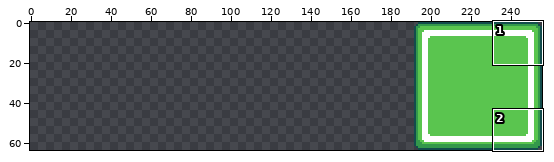
Two versions of one pixel-art file, Assets/UI/Misc/street sign_test.ase. Above, an overview of the earlier version with the close-up marked.
Close-up. Before the commit:
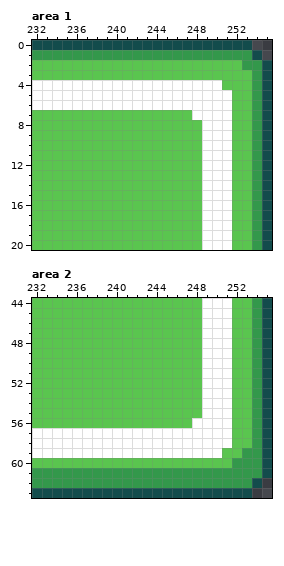
64x64 pixels, 1 frame. Shown: area 1: x 232..255, y 0..20; area 2: x 232..255, y 44..63. The old version is drawn lined up with the new one, on the new canvas. The commit also changed other parts of the picture, which this record leaves out.
The result:
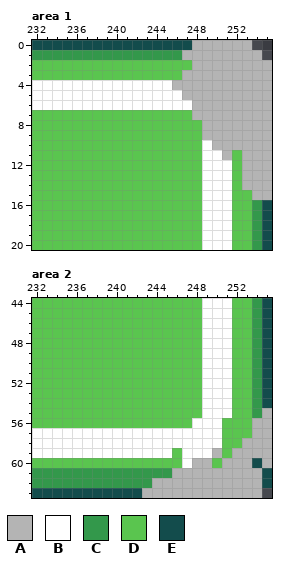
Palette (. is transparent): A #b4b4b4  B #ffffff  C #33984b  D #5ac54f  E #134c4c
What changed:
canvas 64x64 -> 256x64, the old top-left corner now at 192,0
--- area 1
@@ x 244..255 @@
- 0 EEEEEEEEEE..
- 1 CCCCCCCCCCE.
- 2 DDDDDDDDDCCE
- 3 DDDDDDDDDDCE
- 4 BBBBBBBDDDCE
- 5 BBBBBBBBDDCE
- 6 BBBBBBBBDDCE
- 7 DDDDBBBBDDCE
- 8 DDDDDBBBDDCE
- 9 DDDDDBBBDDCE
-10 DDDDDBBBDDCE
-11 DDDDDBBBDDCE
-12 DDDDDBBBDDCE
-13 DDDDDBBBDDCE
-14 DDDDDBBBDDCE
-15 DDDDDBBBDDCE
+ 0 EEEEAAAAAA..
+ 1 CCCAAAAAAAA.
+ 2 DDDDAAAAAAAA
+ 3 DDDAAAAAAAAA
+ 4 BBAAAAAAAAAA
+ 5 BBBAAAAAAAAA
+ 6 BBBBAAAAAAAA
+ 7 DDDDAAAAAAAA
+ 8 DDDDDAAAAAAA
+ 9 DDDDDAAAAAAA
+10 DDDDDBAAAAAA
+11 DDDDDBBADAAA
+12 DDDDDBBBDAAA
+13 DDDDDBBBDAAA
+14 DDDDDBBBDAAA
+15 DDDDDBBBDDAA
 16 DDDDDBBBDDCE
--- area 2
@@ x 241..255 @@
 54 DDDDDDDDBBBDDCE
-55 DDDDDDDDBBBDDCE
-56 DDDDDDDBBBBDDCE
-57 BBBBBBBBBBBDDCE
-58 BBBBBBBBBBBDDCE
-59 BBBBBBBBBBDDCCE
-60 DDDDDDDDDDDCCCE
-61 CCCCCCCCCCCCCCE
-62 CCCCCCCCCCCCCE.
-63 EEEEEEEEEEEEE..
+55 DDDDDDDDBBBDDCA
+56 DDDDDDDBBBDDDAA
+57 BBBBBBBBBBDDDAA
+58 BBBBBBBBBBDDAAA
+59 BBBBBDBBBADAAAA
+60 DDDDDDBAADAAAEA
+61 CCCCCAAAAAAAAAE
+62 CCCAAAAAAAAAAAE
+63 EEAAAAAAAAAAAA.
Pixel boxes of the changes (left, top, right, bottom) in both close-ups:
changed: (172, 40, 272, 200)
changed: (142, 408, 272, 498)
